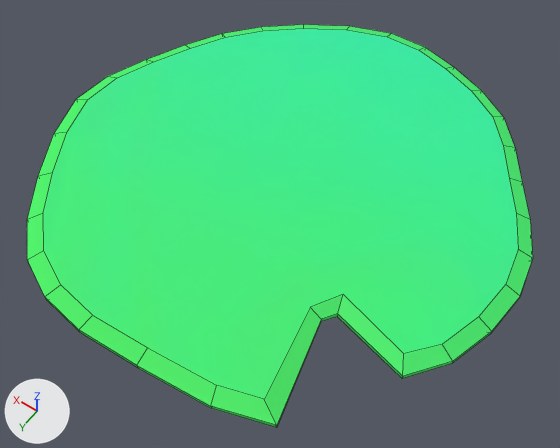
The FBX model Assets/Models/LillyPad.fbx: old version first, new version second.
Camera for both pictures: a 50 mm camera at (-1.18, 1.78, 2.48) aimed at (-0.03, 0.16, -0.06). Every picture has the same lights, and +X, +Y and +Z are marked at lower left. Mesh edges are drawn as thin lines.
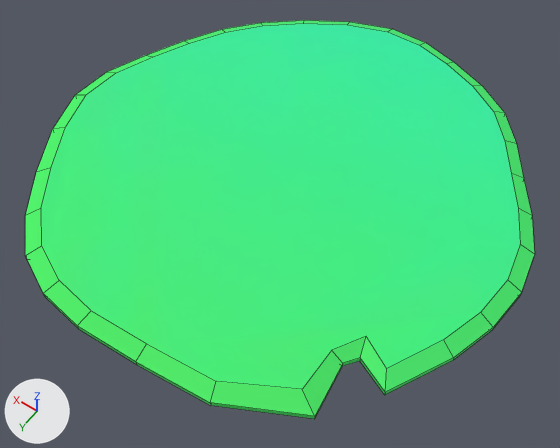
What differs and where, as boxes [x1, y1, x2, y2] in the pictures (560 x 448 px; the box of a moved part takes in the faces that stretch with it):
'Cylinder', reshaped, moved, rescaled
    before: [27, 25, 533, 428]
    after: [25, 20, 535, 419]
part 1 of me_cylinder, moved or reshaped
    before: [311, 295, 343, 321]
    after: [332, 336, 366, 366]
part 2 of me_cylinder, moved or reshaped
    before: [211, 307, 321, 428]
    after: [210, 350, 343, 419]
part 3 of me_cylinder, moved or reshaped
    before: [43, 29, 518, 399]
    after: [41, 24, 520, 395]

Patch to the scene script:
```diff
--- a/Assets/Models/LillyPad.fbx.py
+++ b/Assets/Models/LillyPad.fbx.py
@@ me_cylinder @@
 me_cylinder.from_pydata(...)  # 128 vertices, 98 faces; spans x -1.0..1.08, y -1.04..1.05, z 0.02..0.09
 # used by ob_cylinder; location = (0.0, 0.0, 0.0)
+# me_cylinder part 1: all 8 vertices in x -0.5..-0.4, y 0.38..0.51, z 0.02..0.09 are moved by (-0.17, 0.12, 0.0)
+# me_cylinder part 2: all 4 vertices in x -0.56..-0.48, y 0.88..0.93, z 0.02..0.09 are moved by (-0.09, -0.09, 0.0)
+# me_cylinder part 3: all 4 vertices in x -0.81..-0.78, y 0.47..0.53, z 0.02..0.09 are moved by (0.01, 0.1, 0.0)
 me_cylinder.materials.append(mat_matte)
@@ ob_cylinder @@
 ob_cylinder = bpy.data.objects.new('Cylinder', me_cylinder)
-ob_cylinder.location = (0.0, 0.0, 0.0)
+ob_cylinder.location = (0.0, 0.0, 0.013)
+ob_cylinder.scale = (1.0, 1.0, 1.19)
```
